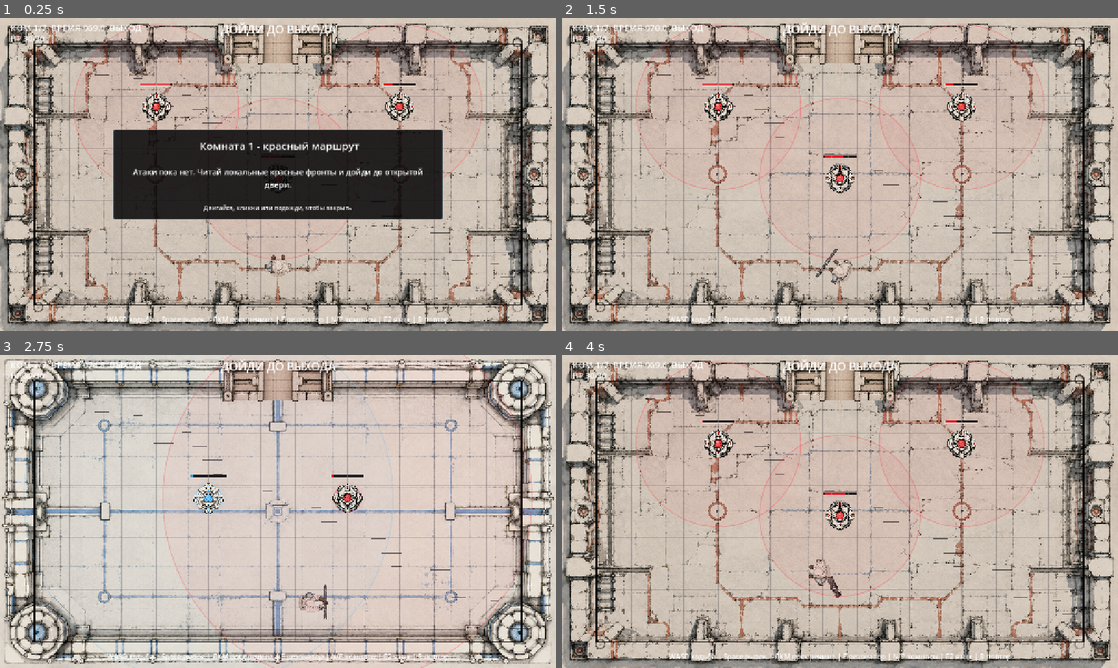
Above: before the commit, frames 1-4 (two rows, left to right).
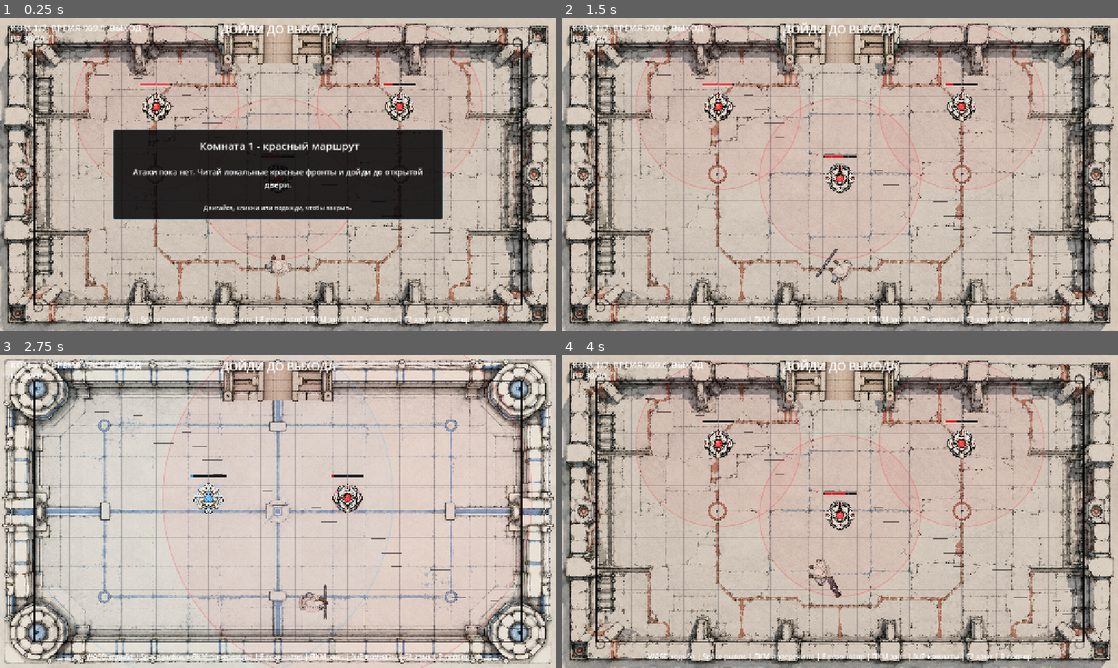
Above: after the commit, the same moments.

Repository: KirillRnd/ellipsis
Game: Godot game, scene res://main.tscn
Same seed, same stepped clock (60 frames per second), same inputs: the game is played once before the commit and once after it.
Inputs (mouse positions are in pixels of both pictures, inside the frame that each line leads up to):
- Up to frame 1 (0.25 s): no input
- Up to frame 2 (1.5 s): tap Enter at 0.5 s; move the mouse to (962, 158) at 0.52 s; hold D 0.53-1.28 s; hold E 0.53-1.28 s; click (962, 158) at 0.67 s; tap Space at 0.77 s; move the mouse to (728, 190) at 1.27 s; hold S from 1.28 s (still down); tap R at 1.35 s; click (728, 190) at 1.42 s
- Up to frame 3 (2.75 s): tap Space at 1.52 s; move the mouse to (333, 442) at 2.02 s; release S at 2.03 s; hold D from 2.03 s (still down); hold N from 2.03 s (still down); click (333, 442) at 2.17 s
- Up to frame 4 (4 s): move the mouse to (812, 574) at 2.77 s; release D at 2.78 s; release N at 2.78 s; hold W 2.78-3.53 s; tap P at 2.85 s; click (812, 574) at 2.92 s; tap Space at 3.02, 3.77 s; move the mouse to (1006, 558) at 3.52 s; hold A from 3.53 s (still down); hold Enter from 3.53 s (still down); click (1006, 558) at 3.67 s

The runs differ from the first frame. In frame 1, 0.6% of the frame differs, in the area x 15-85%, y 95-98%; in frame 2, 0.6%; in frame 3, 0.5%; in frame 4, 0.6%.

Commit message:
gameplay: add resonator volleys to RMB

Diff:
--- a/godot/scripts/EncounterCatalog.gd
+++ b/godot/scripts/EncounterCatalog.gd
@@ -346,8 +346,8 @@
 	room["popup_hint"] = {
 		"title": room["title"],
 		"body": {
-			"en": "Pick up the resonator and place it at the cursor with E.",
-			"ru": "Подбери резонатор и поставь его в точку курсора клавишей E.",
+			"en": "Pick up the resonator and place it with E. RMB fires; hold RMB for repeated volleys.",
+			"ru": "Подбери резонатор и поставь его клавишей E. ПКМ даёт залп, удержание ПКМ — серию залпов.",
 		},
 		"duration": 7.0,
 	}
--- a/godot/scripts/Main.gd
+++ b/godot/scripts/Main.gd
@@ -21,14 +21,15 @@
 const PICKUP_TEXTURE := preload("res://assets/items/pickup_white_glow.png")
 const DEFAULT_RESONATOR_PLACE_RANGE := 190.0
 const RESONATOR_PLACE_COOLDOWN := 0.55
+const RESONATOR_VOLLEY_INTERVAL := 2.35 * 0.25
 const PICKUP_VISUAL_HEIGHT := 64.0
 const DEFAULT_LANGUAGE := "ru"
 const SUPPORTED_LANGUAGES := ["ru", "en"]
 const UI_TEXT := {
 	"blue_source": {"en": "BLUE SOURCE", "ru": "СИНИЙ ИСТОЧНИК"},
-	"controls": {"en": "WASD move | Space dash | LMB crossbar | E resonator | N/P rooms | F2 language | R retry", "ru": "WASD ходьба | Space рывок | ЛКМ поперечина | E резонатор | N/P комнаты | F2 язык | R повтор"},
+	"controls": {"en": "WASD move | Space dash | LMB crossbar | E resonator | RMB volley | N/P rooms | F2 language | R retry", "ru": "WASD ходьба | Space рывок | ЛКМ поперечина | E резонатор | ПКМ залп | N/P комнаты | F2 язык | R повтор"},
 	"counter_ready": {"en": "COUNTER READY", "ru": "КОНТРВОЛНА ГОТОВА"},
-	"counter_wave": {"en": "COUNTER WAVE", "ru": "КОНТРВОЛНА"},
+	"resonator_volley": {"en": "RESONATOR VOLLEY", "ru": "ЗАЛП РЕЗОНАТОРА"},
 	"danger_node": {"en": "DANGER NODE", "ru": "ОПАСНЫЙ УЗЕЛ"},
 	"defeat": {"en": "DEFEAT", "ru": "ПОРАЖЕНИЕ"},
 	"demo_clear": {"en": "DEMO CLEAR", "ru": "ДЕМО ПРОЙДЕНО"},
@@ -64,6 +65,9 @@
 var _language := DEFAULT_LANGUAGE
 var _resonator_place_was_down := false
 var _resonator_place_cooldown := 0.0
+var _resonator_volley_was_down := false
+var _resonator_volley_active := false
+var _resonator_volley_cooldown := 0.0
 var _dungeon_sequence: Array[String] = []
 var _current_encounter := {}
 var _scheduled_active_times: Array = []
@@ -98,7 +102,6 @@
 
 func _ready() -> void:
 	wave_manager.player = player
-	player.fired_counter_wave.connect(_on_player_fired_counter_wave)
 	player.crossbar_action_started.connect(_on_player_crossbar_action_started)
 	player.crossbar_drive_impact.connect(_on_player_crossbar_drive_impact)
 	player.hit_points_changed.connect(_on_player_hit_points_changed)
@@ -179,6 +182,9 @@
 	_resonator_place_range = encounter.get("resonator_place_range", DEFAULT_RESONATOR_PLACE_RANGE)
 	_resonator_place_was_down = Input.is_key_pressed(KEY_E)
 	_resonator_place_cooldown = 0.0
+	_resonator_volley_was_down = Input.is_mouse_button_pressed(MOUSE_BUTTON_RIGHT)
+	_resonator_volley_active = false
+	_resonator_volley_cooldown = 0.0
 	_objective = encounter.get("objective", "defeat_emitters")
 	_player_wave_available = encounter.get("player_wave_enabled", true)
 	_dash_available = encounter.get("dash_enabled", true)
@@ -293,6 +299,7 @@
 
 	_elapsed += delta
 	_resonator_place_cooldown = maxf(0.0, _resonator_place_cooldown - delta)
+	_resonator_volley_cooldown = maxf(0.0, _resonator_volley_cooldown - delta)
 	player.counter_wave_enabled = _player_wave_available
 	player.dash_enabled = _dash_available
 	_update_emitters(true)
@@ -408,14 +415,6 @@
 	add_child(_blue_beacon)
 
 
-func _on_player_fired_counter_wave(origin: Vector2) -> void:
-	wave_manager.spawn_wave("player", "violet", origin)
-	if is_instance_valid(_resonator):
-		wave_manager.spawn_wave("player", "resonator", _resonator.global_position)
-		_resonator.trigger()
-	_status_label.text = _t("counter_wave")
-
-
 func _on_blue_beacon_fired(origin: Vector2) -> void:
 	wave_manager.spawn_wave("player", "blue", origin, _blue_beacon_wave_config)
 	_status_label.text = _t("blue_source")
@@ -423,6 +422,9 @@
 
 func _handle_resonator_input() -> void:
 	_advance_resonator_place_input(Input.is_key_pressed(KEY_E))
+	_advance_resonator_volley_input(
+		Input.is_mouse_button_pressed(MOUSE_BUTTON_RIGHT)
+	)
 
 
 func _advance_resonator_place_input(resonator_place_down: bool) -> void:
@@ -435,6 +437,37 @@
 		_place_resonator(_get_resonator_target_position())
 		_resonator_place_cooldown = RESONATOR_PLACE_COOLDOWN
 	_resonator_place_was_down = resonator_place_down
+
+
+func _advance_resonator_volley_input(resonator_volley_down: bool) -> void:
+	if not resonator_volley_down:
+		_resonator_volley_active = false
+		_resonator_volley_was_down = false
+		return
+
+	if not _resonator_volley_was_down:
+		_resonator_volley_active = (
+			_resonator_volley_cooldown <= 0.0
+			and _fire_resonator_volley()
+		)
+		if _resonator_volley_active:
+			_resonator_volley_cooldown = RESONATOR_VOLLEY_INTERVAL
+	elif _resonator_volley_active and _resonator_volley_cooldown <= 0.0:
+		if _fire_resonator_volley():
+			_resonator_volley_cooldown += RESONATOR_VOLLEY_INTERVAL
+		else:
+			_resonator_volley_active = false
+
+	_resonator_volley_was_down = true
+
+
+func _fire_resonator_volley() -> bool:
+	if not is_instance_valid(_resonator):
+		return false
+	wave_manager.spawn_wave("player", "resonator", _resonator.global_position)
+	_resonator.trigger()
+	_status_label.text = _t("resonator_volley")
+	return true
 
 
 func _get_resonator_target_position() -> Vector2:
@@ -691,7 +724,7 @@
 			_status_label.text = _t("reach_exit")
 		elif not _player_wave_available:
 			_status_label.text = _t("survive")
-		elif player.get_cooldown_ratio() > 0.0:
+		elif _resonator_volley_cooldown > 0.0:
 			_status_label.text = _t("recharging")
 		else:
 			_status_label.text = _localize(_current_encounter.get("title", _t("counter_ready"))).to_upper()
